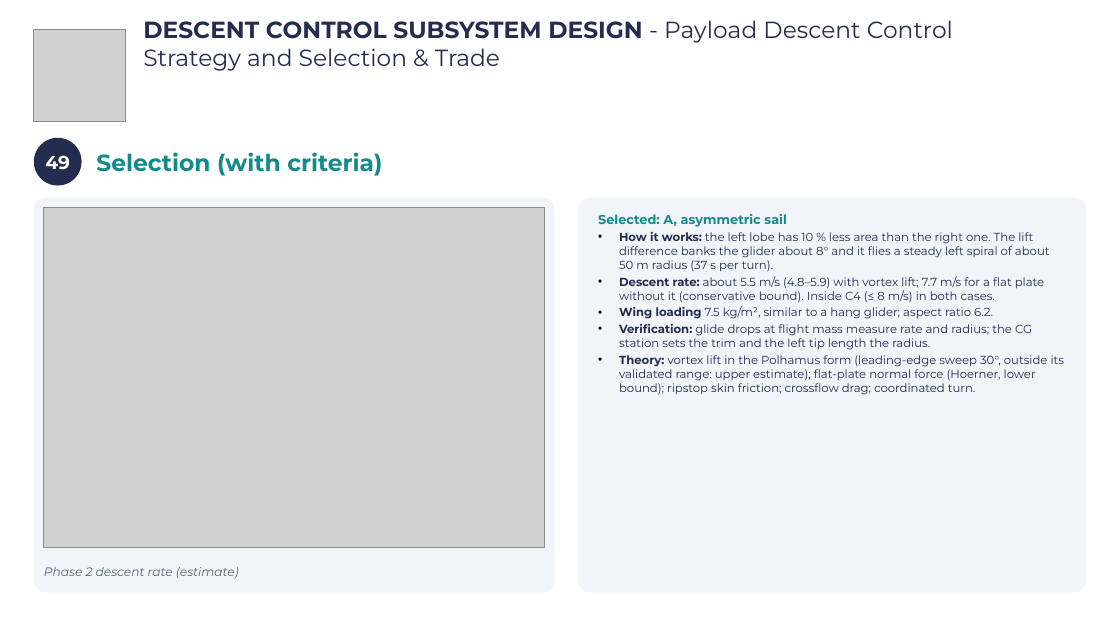
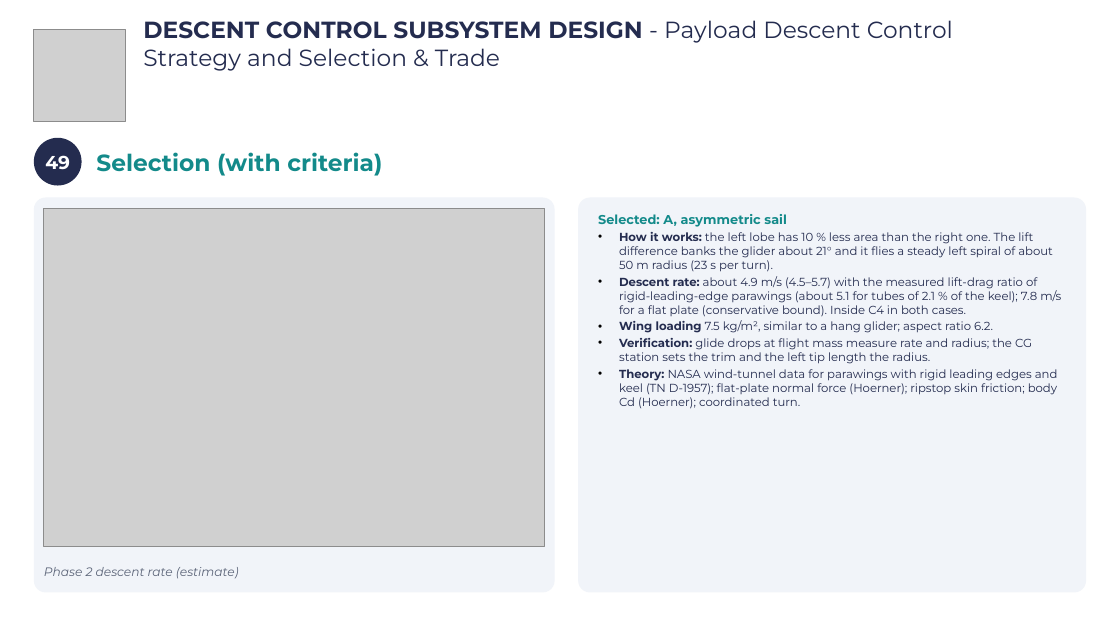
Before and after one commit to Caetano18/proyecto, a slide deck: slide 52 of cansat_pdr/laminas_plantilla/CanSat_PDR_Hermes_V2.pptx. Drawn at 1120x630 pixels with LibreOffice and Linux fonts; fonts in the diff are those of the drawing; grey boxes stand for pictures; background and template pictures are left out. Boxes give left, top, right and bottom in pixels: in the first picture for what was removed or moved away, otherwise in the second. Text is boxed around its words. In the diff, an @@ line names an element or a change of style, - is before the commit and + after.

```diff
--- a/cansat_pdr/laminas_plantilla/CanSat_PDR_Hermes_V2.pptx
+++ b/cansat_pdr/laminas_plantilla/CanSat_PDR_Hermes_V2.pptx
@@ text in rounded rectangle at <box>619,232,1061,317</box>: text changed @@
-• How it works: the left lobe has 10 % less area than the right one. The lift difference banks the glider about 8° and it flies a steady left spiral of about 50 m radius (37 s per turn).
-• Descent rate: about 5.5 m/s (4.8–5.9) with vortex lift; 7.7 m/s for a flat plate without it (conservative bound). Inside C4 (≤ 8 m/s) in both cases.
+• How it works: the left lobe has 10 % less area than the right one. The lift difference banks the glider about 21° and it flies a steady left spiral of about 50 m radius (23 s per turn).
+• Descent rate: about 4.9 m/s (4.5–5.7) with the measured lift-drag ratio of rigid-leading-edge parawings (about 5.1 for tubes of 2.1 % of the keel); 7.8 m/s for a flat plate (conservative bound). Inside C4 in both cases.
@@ text in rounded rectangle at <box>619,369,1058,409</box>: text changed @@
-• Theory: vortex lift in the Polhamus form (leading-edge sweep 30°, outside its validated range: upper estimate); flat-plate normal force (Hoerner, lower bound); ripstop skin friction; crossflow drag; coordinated turn.
+• Theory: NASA wind-tunnel data for parawings with rigid leading edges and keel (TN D-1957); flat-plate normal force (Hoerner); ripstop skin friction; body Cd (Hoerner); coordinated turn.
```
Also in this commit, not shown: 2 other slides changed, 13 other files.
